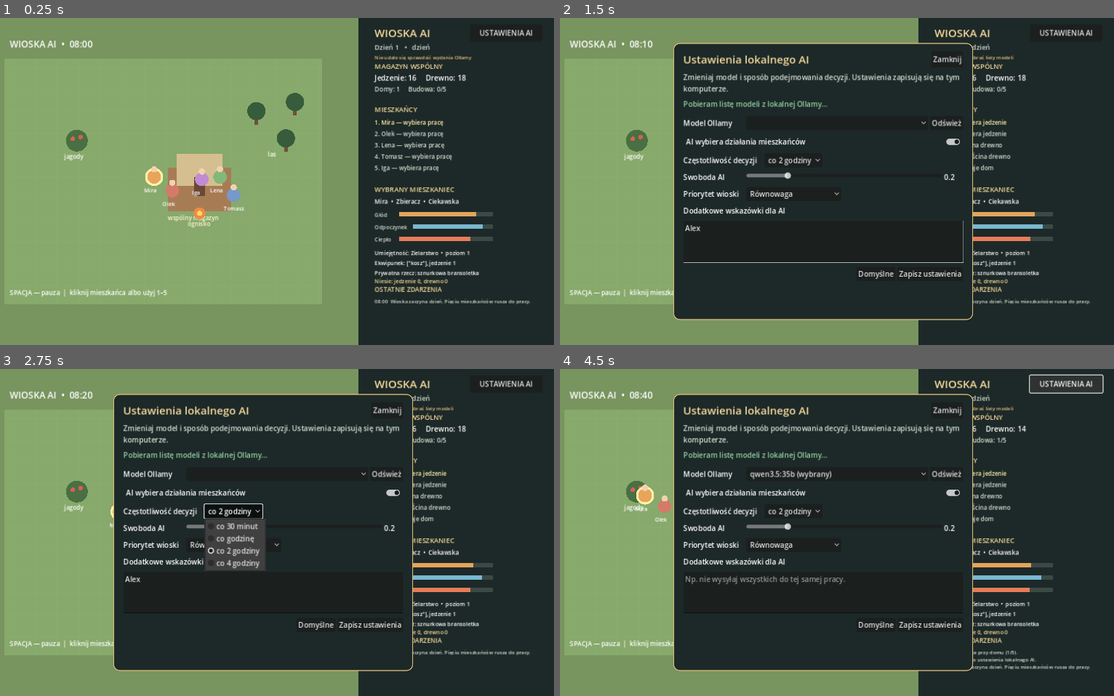
Above: before the commit, frames 1-4 (two rows, left to right).
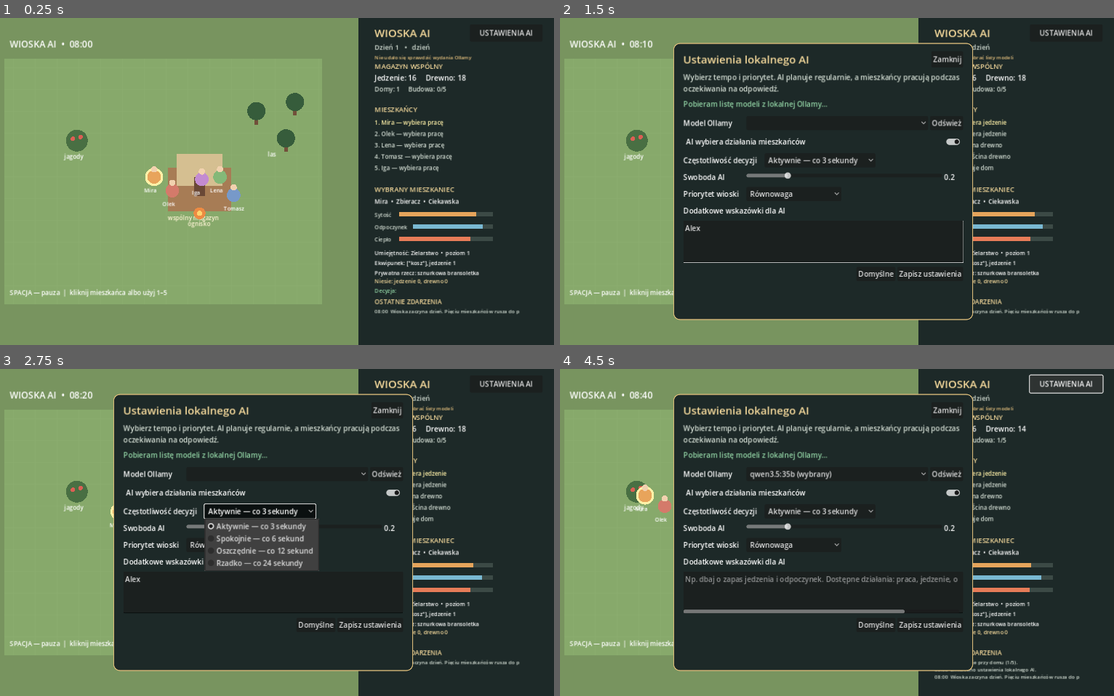
Above: after the commit, the same moments.

Repository: pabloosss/Wioska-ai
Game: Godot game, scene res://scenes/main.tscn
The game is run twice, just before and just after one commit, with the same random seed, the same clock (stepped at 60 frames per second) and the same inputs.
Inputs (mouse positions are in pixels of both pictures, inside the frame that each line leads up to):
- Up to frame 1 (0.25 s): no input
- Up to frame 2 (1.5 s): click "USTAWIENIA AI" at 0.5 s; click (825, 240) at 1.27 s; type "Alex" at 1.35 s
- Up to frame 3 (2.75 s): click (232, 512) at 2 s, where only the run before the commit has a clickable "co 2 godziny"
- Up to frame 4 (4.5 s): click "Domyślne" at 2.75 s; click "Zapisz ustawienia" at 3.5 s; click "USTAWIENIA AI" at 4.25 s

The runs differ from the first frame. In frame 1, 0.7% of the frame differs, in the area x 67-96%, y 59-91%; in frame 2, 1.4%; in frame 3, 3.6%, in the area x 22-96%, y 16-91%; in frame 4, 2.6%.

Commit message:
Unblock hungry villagers and builders; clarify AI cadence and decisions

Diff:
--- a/game/scripts/village.gd
+++ b/game/scripts/village.gd
@@ -24,7 +24,7 @@
 var ai_status := "AI: sprawdzam Ollamę…"
 var ai_minute_counter := 120
 var ai_model_name := "qwen3.5:35b"
-var ai_interval_minutes := 120
+var ai_interval_minutes := 30
 var ai_temperature := 0.2
 var ai_enabled := true
 var ai_guidance := ""
@@ -115,7 +115,7 @@
 	heading.add_child(close_button)
 
 	var intro := Label.new()
-	intro.text = "Zmieniaj model i sposób podejmowania decyzji. Ustawienia zapisują się na tym komputerze."
+	intro.text = "Wybierz tempo i priorytet. AI planuje regularnie, a mieszkańcy pracują podczas oczekiwania na odpowiedź."
 	intro.autowrap_mode = TextServer.AUTOWRAP_WORD_SMART
 	intro.add_theme_color_override("font_color", Color("#d5dfd5"))
 	layout.add_child(intro)
@@ -153,10 +153,10 @@
 	interval_label.custom_minimum_size.x = 175
 	interval_row.add_child(interval_label)
 	interval_picker = OptionButton.new()
-	interval_picker.add_item("co 30 minut", 30)
-	interval_picker.add_item("co godzinę", 60)
-	interval_picker.add_item("co 2 godziny", 120)
-	interval_picker.add_item("co 4 godziny", 240)
+	interval_picker.add_item("Aktywnie — co 3 sekundy", 30)
+	interval_picker.add_item("Spokojnie — co 6 sekund", 60)
+	interval_picker.add_item("Oszczędnie — co 12 sekund", 120)
+	interval_picker.add_item("Rzadko — co 24 sekundy", 240)
 	interval_row.add_child(interval_picker)
 
 	var temperature_row := HBoxContainer.new()
@@ -192,7 +192,7 @@
 	guidance_label.text = "Dodatkowe wskazówki dla AI"
 	layout.add_child(guidance_label)
 	guidance_edit = TextEdit.new()
-	guidance_edit.placeholder_text = "Np. nie wysyłaj wszystkich do tej samej pracy."
+	guidance_edit.placeholder_text = "Np. dbaj o zapas jedzenia i odpoczynek. Dostępne działania: praca, jedzenie, odpoczynek, ogrzanie."
 	guidance_edit.custom_minimum_size = Vector2(0, 92)
 	guidance_edit.text = ai_guidance
 	layout.add_child(guidance_edit)
@@ -286,7 +286,7 @@
 	ai_temperature = temperature_slider.value
 	ai_priority = priority_picker.get_selected_id()
 	ai_guidance = guidance_edit.text.strip_edges()
-	ai_minute_counter = 0
+	ai_minute_counter = ai_interval_minutes
 
 	var config := {
 		"model": ai_model_name,
@@ -310,7 +310,7 @@
 func _restore_default_ai_settings() -> void:
 	ai_model_name = "qwen3.5:35b"
 	ai_enabled = true
-	ai_interval_minutes = 120
+	ai_interval_minutes = 30
 	ai_temperature = 0.2
 	ai_priority = 0
 	ai_guidance = ""
@@ -333,7 +333,7 @@
 		return
 	ai_model_name = str(parsed.get("model", ai_model_name))
 	ai_enabled = bool(parsed.get("enabled", ai_enabled))
-	ai_interval_minutes = int(parsed.get("interval_minutes", ai_interval_minutes))
+	ai_interval_minutes = clampi(int(parsed.get("interval_minutes", 30)), 30, 240)
 	ai_temperature = clampf(float(parsed.get("temperature", ai_temperature)), 0.0, 1.0)
 	ai_priority = clampi(int(parsed.get("priority", ai_priority)), 0, 2)
 	ai_guidance = str(parsed.get("guidance", ai_guidance))
@@ -406,15 +406,15 @@
 	var position: Vector2 = person["position"]
 	var cargo_food: int = person["cargo_food"]
 	var cargo_wood: int = person["cargo_wood"]
-	var ai_action: String = person.get("ai_action", "work")
+	var ai_action: String = str(person.get("ai_action", "work")) if ai_enabled else "work"
 	var inventory: Dictionary = person["inventory"]
 	var has_food: bool = inventory["food"] > 0 or stock["food"] > 0
 	if cargo_food >= 4 or cargo_wood >= 4:
 		person["task"] = "Niesie ładunek do magazynu"
 		person["target"] = STORAGE_SPOT
-	elif person["hunger"] < 15.0:
+	elif person["hunger"] < 15.0 and has_food:
 		person["task"] = "Je"
-		person["target"] = position
+		person["target"] = position if inventory["food"] > 0 else STORAGE_SPOT
 	elif person["rest"] < 8.0:
 		person["task"] = "Odpoczywa"
 		person["target"] = HOME
@@ -423,26 +423,26 @@
 		person["target"] = FIRE_SPOT
 	elif ai_action == "eat" and person["hunger"] < 70.0 and has_food:
 		person["task"] = "Je"
-		person["target"] = position
+		person["target"] = position if inventory["food"] > 0 else STORAGE_SPOT
 	elif ai_action == "rest" and person["rest"] < 65.0:
 		person["task"] = "Odpoczywa"
 		person["target"] = HOME
 	elif ai_action == "warm" and person["warmth"] < 55.0:
 		person["task"] = "Grzeje się"
 		person["target"] = FIRE_SPOT
-	elif person["hunger"] < 28.0:
+	elif person["hunger"] < 28.0 and has_food:
 		person["task"] = "Je"
-		person["target"] = position
+		person["target"] = position if inventory["food"] > 0 else STORAGE_SPOT
 	elif person["rest"] < 18.0:
 		person["task"] = "Odpoczywa"
 		person["target"] = HOME
 	elif person["warmth"] < 24.0:
 		person["task"] = "Grzeje się"
 		person["target"] = FIRE_SPOT
-	elif person["job"] == "Zbieracz":
+	elif person["job"] == "Zbieracz" or (not has_food and person["hunger"] < 40.0):
 		person["task"] = "Zbiera jedzenie"
 		person["target"] = FOOD_SPOT
-	elif person["job"] == "Drwal":
+	elif person["job"] == "Drwal" or (person["job"] == "Budowniczy" and stock["wood"] < 4):
 		person["task"] = "Ścina drewno"
 		person["target"] = WOOD_SPOT
 	else:
@@ -452,6 +452,10 @@
 func _do_task(person: Dictionary) -> void:
 	var task: String = person.get("task", "")
 	if task == "Je":
+		var eating_position: Vector2 = person["position"]
+		var eating_target: Vector2 = person["target"]
+		if eating_position.distance_to(eating_target) > 18.0:
+			return
 		var inventory: Dictionary = person["inventory"]
 		if inventory["food"] > 0:
 			inventory["food"] -= 1
@@ -568,7 +572,7 @@
 		if not ["work", "eat", "rest", "warm"].has(action):
 			continue
 		for person in residents:
-			if person["name"] != person_name:
+			if str(person["name"]).to_lower() != person_name.strip_edges().to_lower():
 				continue
 			person["ai_action"] = action
 			var reason: String = str(decision.get("reason", ""))
@@ -748,7 +752,7 @@
 func _draw_sidebar() -> void:
 	_draw_text("WIOSKA AI", 885, 42, 24, Color("#f4d99b"))
 	_draw_text("Dzień 1   •   %s" % ("noc" if _is_night() else "dzień"), 885, 70, 15, Color("#d5dfd5"))
-	_draw_text(ai_status, 885, 91, 11, Color("#91d3a4") if ai_status.begins_with("AI: aktywna") else Color("#e6c17d"))
+	_draw_text(ai_status.left(53), 885, 91, 11, Color("#91d3a4") if ai_status.begins_with("AI: aktywna") else Color("#e6c17d"))
 	_draw_text("MAGAZYN WSPÓLNY", 885, 112, 15, Color("#f4d99b"))
 	_draw_text("Jedzenie: %d     Drewno: %d" % [stock["food"], stock["wood"]], 885, 138, 16, Color.WHITE)
 	_draw_text("Domy: %d     Budowa: %d/5" % [houses, build_progress], 885, 162, 14, Color("#d5dfd5"))
@@ -762,7 +766,7 @@
 	var chosen: Dictionary = residents[selected]
 	_draw_text("WYBRANY MIESZKANIEC", 885, 383, 15, Color("#f4d99b"))
 	_draw_text("%s  •  %s  •  %s" % [chosen["name"], chosen["job"], chosen["trait"]], 885, 409, 13, Color.WHITE)
-	_draw_text("Głód", 885, 438, 12, Color("#d5dfd5"))
+	_draw_text("Sytość", 885, 438, 12, Color("#d5dfd5"))
 	_draw_bar(940, 427, 205, chosen["hunger"], Color("#e5a45b"))
 	_draw_text("Odpoczynek", 885, 465, 12, Color("#d5dfd5"))
 	_draw_bar(970, 454, 175, chosen["rest"], Color("#79b8d2"))
@@ -774,9 +778,10 @@
 	_draw_text("Niesie: jedzenie %d, drewno %d" % [chosen["cargo_food"], chosen["cargo_wood"]], 885, 584, 12, Color("#f4d99b"))
 	_draw_text("Prywatna rzecz: %s" % inventory["keepsake"], 885, 566, 12, Color.WHITE)
 
-	_draw_text("OSTATNIE ZDARZENIA", 885, 603, 14, Color("#f4d99b"))
-	for index in range(logs.size()):
-		_draw_text(logs[index], 885, 628 + index * 16, 11, Color("#d5dfd5"))
+	_draw_text("Decyzja: " + str(chosen.get("ai_reason", "Planuje działanie…")).left(48), 885, 605, 12, Color("#91d3a4"))
+	_draw_text("OSTATNIE ZDARZENIA", 885, 630, 14, Color("#f4d99b"))
+	for index in range(mini(logs.size(), 4)):
+		_draw_text(logs[index].left(58), 885, 650 + index * 16, 11, Color("#d5dfd5"))
 
 
 func _draw_bar(x: float, y: float, width: float, value: float, color: Color) -> void:
